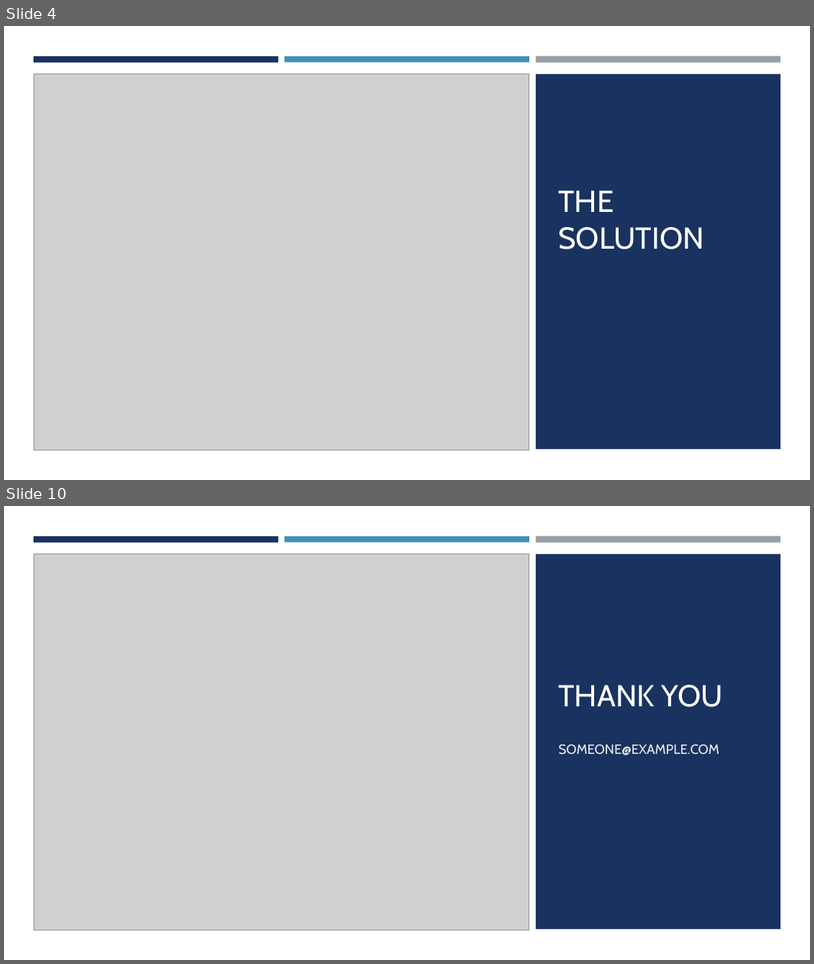
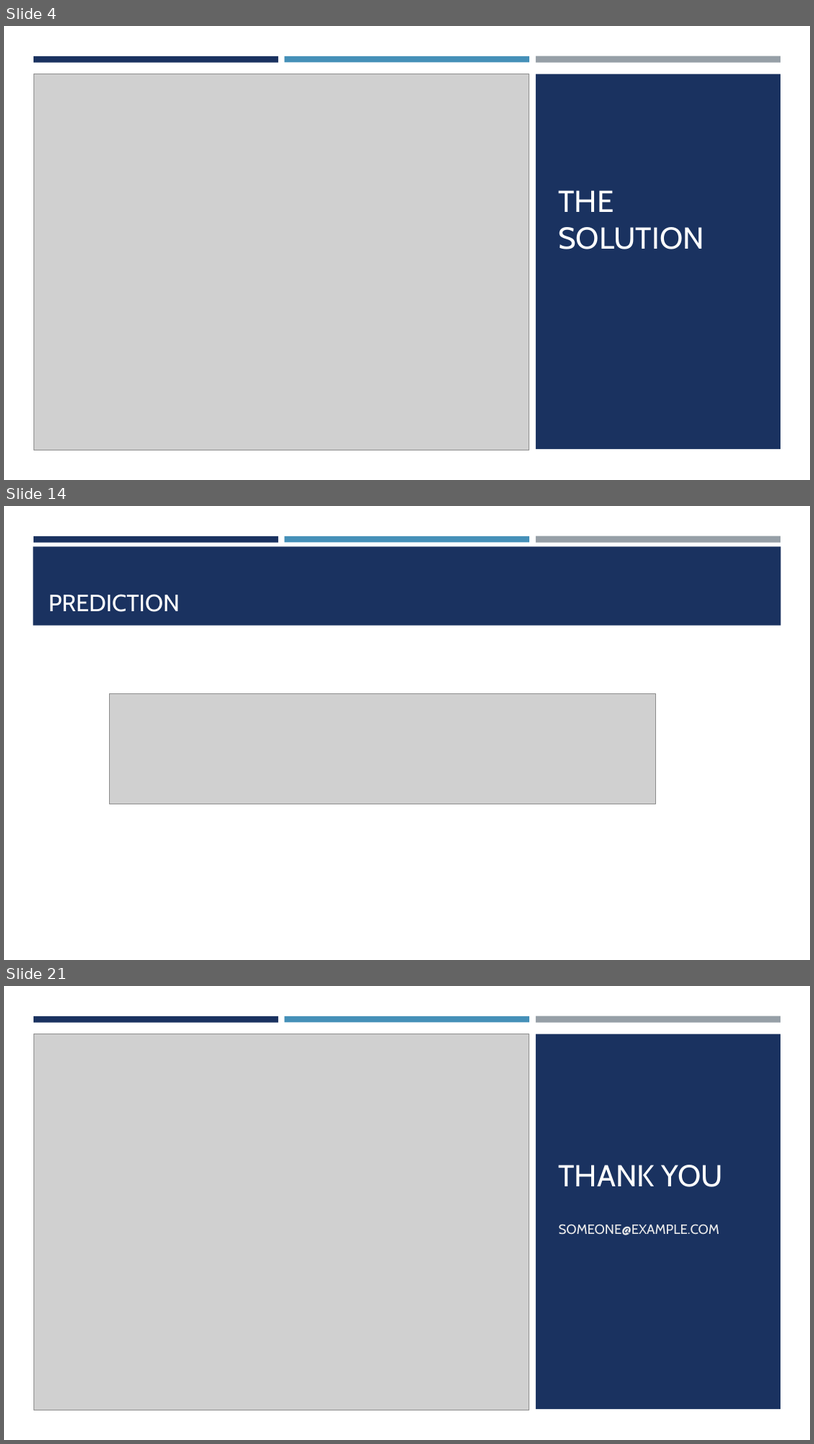
Before and after one commit to elte-dsd/assignments-jawdat23, a slide deck: data stream mining projct/Presentation.pptx. Shown one above the other, each under a label of ours: slides 4 and 10 before the commit, slides 4, 14 and 21 after it; the slides between them are not shown. The pictures are 814x964 and 814x1444 pixels, drawn with LibreOffice and Linux fonts; fonts in the diff are those of the drawing; grey boxes stand for pictures. Boxes give left, top, right and bottom in pixels: in the first picture for what was removed or moved away, otherwise in the second. Text is boxed around its words. In the diff, an @@ line names an element or a change of style, - is before the commit and + after.

```diff
--- a/data stream mining projct/Presentation.pptx
+++ b/data stream mining projct/Presentation.pptx
@@ slide 14 added at bbox=[4, 506, 810, 960], background #FFFFFF @@
@@ rectangle added at bbox=[33, 546, 782, 626], fill #1A3260 @@
@@ rectangle added at bbox=[34, 536, 278, 542], fill #1A3260 @@
@@ rectangle added at bbox=[285, 536, 530, 542], fill #4590B8 @@
@@ rectangle added at bbox=[536, 536, 781, 543], fill #969FA7 @@
@@ title added at bbox=[49, 594, 180, 612], 28 pt, text #FFFFFF @@
+PREDICTION
@@ picture added at bbox=[109, 693, 656, 803] @@
@@ what was slide 10 is now slide 21 @@
```
Also in this commit, not shown: 2 slides changed, 13 other slides added, 3 slides removed, 1 other file.
